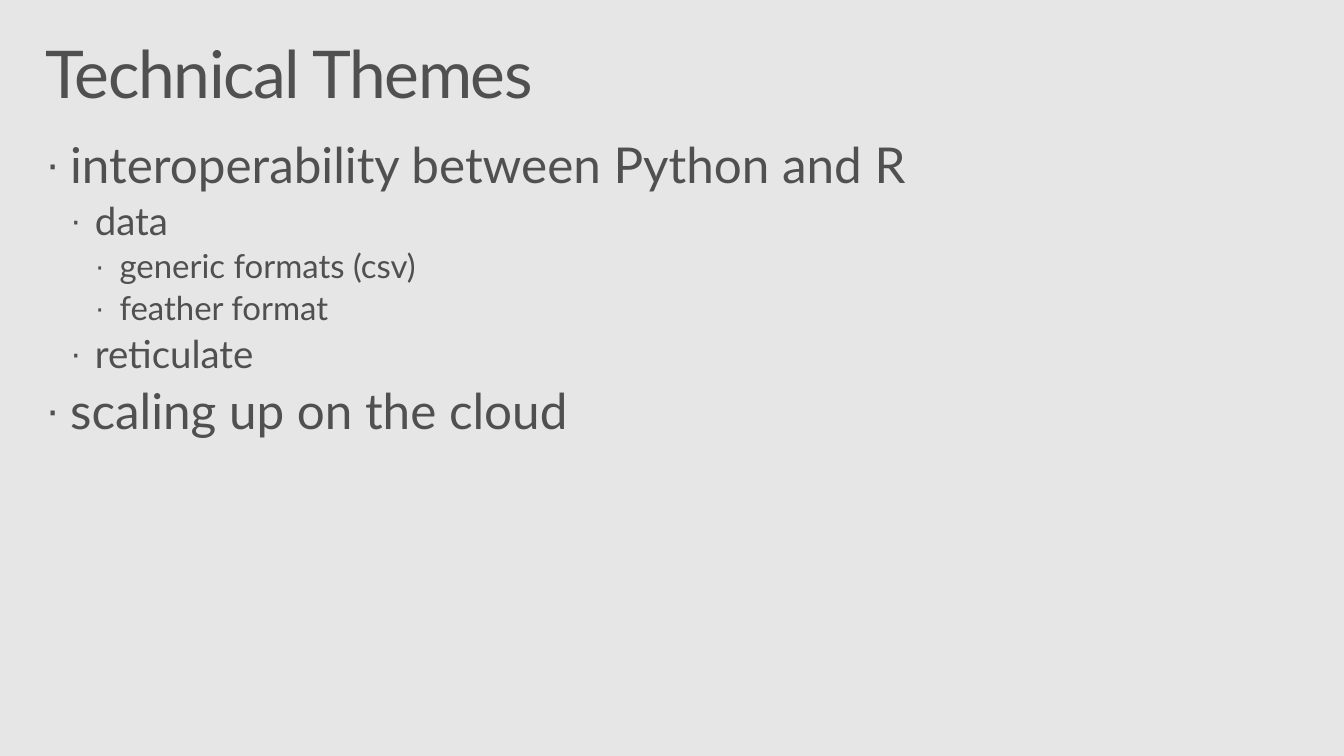
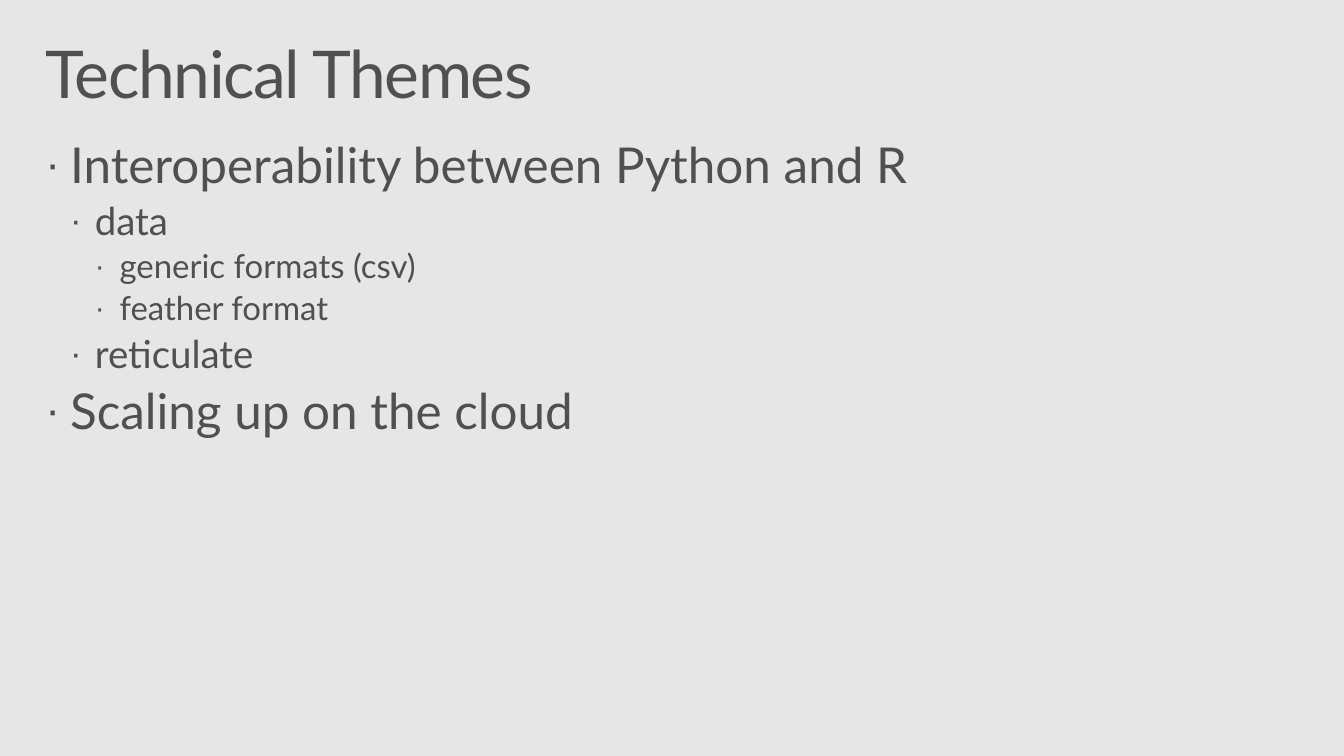
Before and after one commit to Azure/Strata2018, a slide deck: slide 5 of active_learning_workshop.pptx (slide 4 before the commit). Drawn at 1344x756 pixels with LibreOffice and Linux fonts; fonts in the diff are those of the drawing; background and template pictures are left out. Boxes give left, top, right and bottom in pixels: in the first picture for what was removed or moved away, otherwise in the second. Text is boxed around its words. In the diff, an @@ line names an element or a change of style, - is before the commit and + after.

```diff
--- a/active_learning_workshop.pptx
+++ b/active_learning_workshop.pptx
@@ text at <box>70,146,907,192</box>: text changed @@
-· interoperability between Python and R
+· Interoperability between Python and R
@@ text at <box>70,392,572,438</box>: text changed @@
-· scaling up on the cloud
+· Scaling up on the cloud
```
Also in this commit, not shown: 6 other slides changed, 2 slides added, 6 slides removed.
